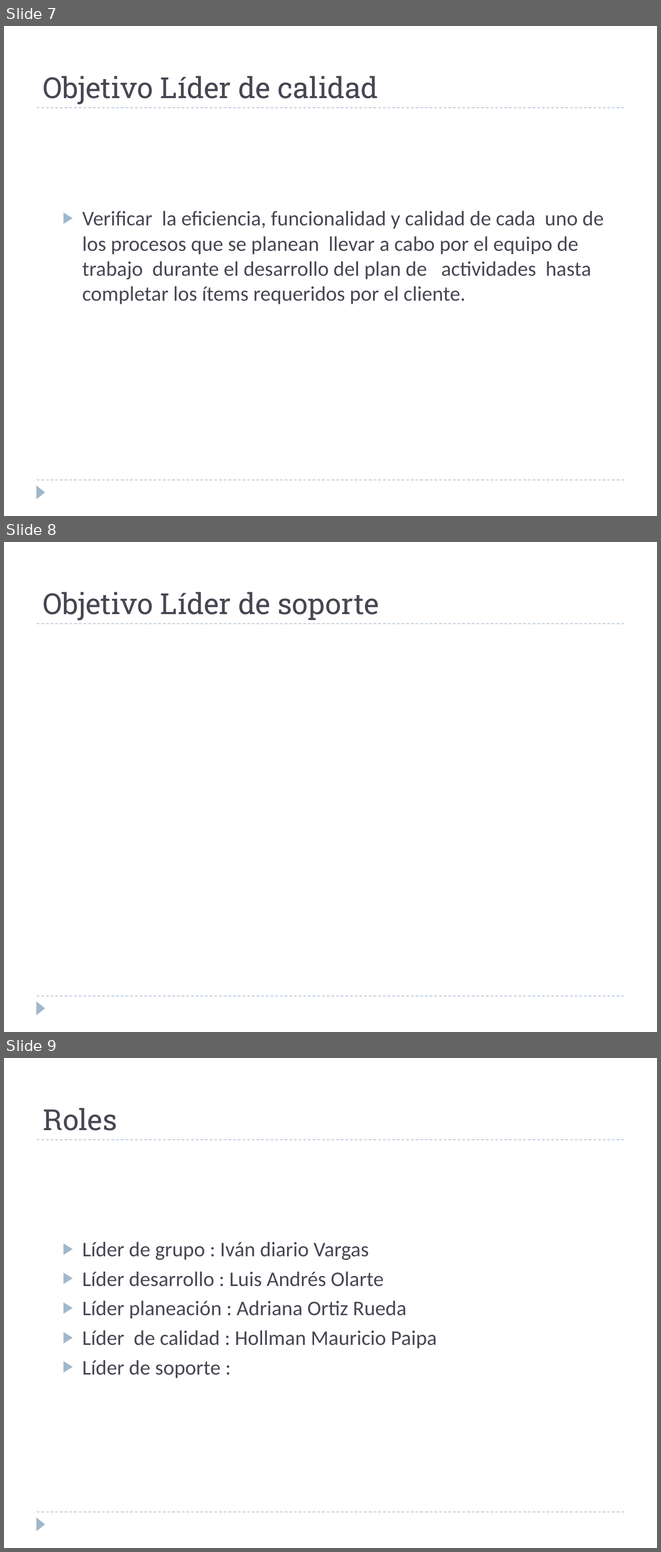
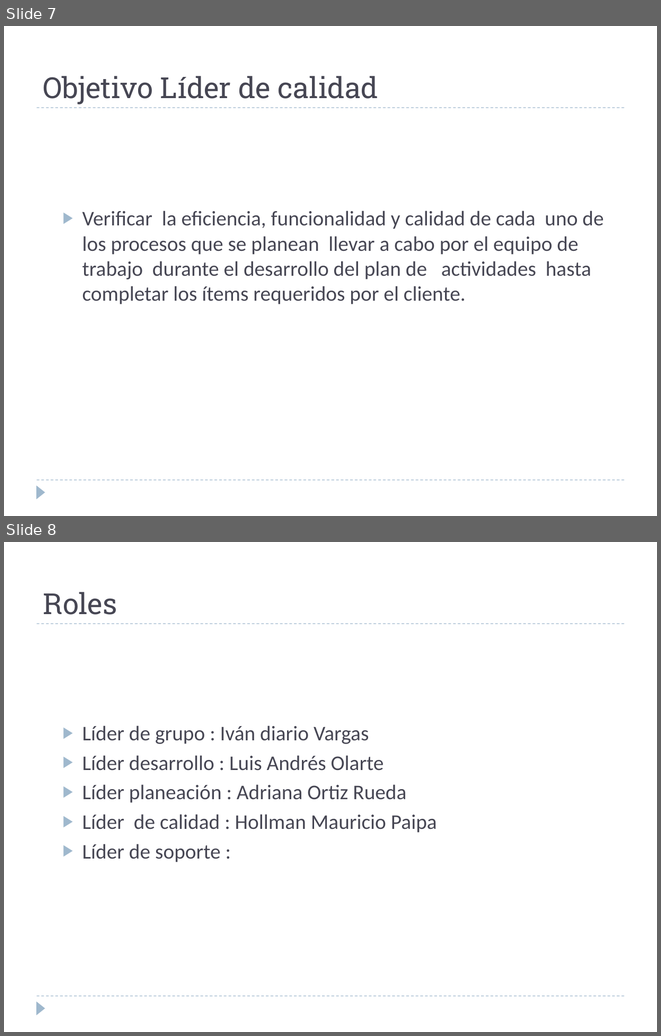
Before and after one commit to heberjp/proyecto-tsp-sistema-comidas-rapidas, a slide deck: 1 - Planeacion/2 - Estrategia/Vison General TCP.pptx. Shown one above the other, each under a label of ours: slides 7, 8 and 9 before the commit, slides 7 and 8 after it. The pictures are 661x1552 and 661x1036 pixels, drawn with LibreOffice and Linux fonts; fonts in the diff are those of the drawing. Boxes give left, top, right and bottom in pixels: in the first picture for what was removed or moved away, otherwise in the second. Text is boxed around its words. In the diff, an @@ line names an element or a change of style, - is before the commit and + after.

```diff
--- a/1 - Planeacion/2 - Estrategia/Vison General TCP.pptx
+++ b/1 - Planeacion/2 - Estrategia/Vison General TCP.pptx
@@ slide 8 removed at (4,542,657,1032), background #FFFFFF; not listed: 3 template elements that a slide beside it also shows @@
@@ title removed at (43,592,379,620) @@
-Objetivo Líder de soporte
@@ what was slide 9 is now slide 8 @@
```
Also in this commit, not shown: 1 other slide removed, 1 other file.
